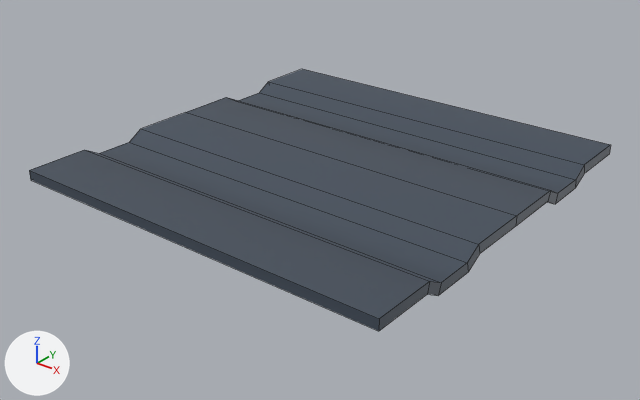
The FBX model project-steampunk/Assets/Art/Models/Level3Props/Room0/Models/Ceiling0.fbx: old version first, new version second.
Before and after are seen from a camera (50 mm lens) standing at (2042.3, -205.4, 15.7) and looking at (1993.8, -144.7, -21.9). Arrows for +X, +Y and +Z are at lower left; the lights stay in place. Mesh edges are drawn as thin lines. Where no turn or scale is listed for an object, it has been applied to the vertices.
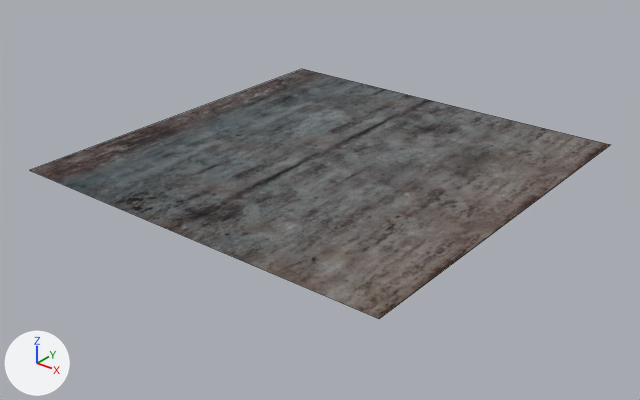
The newer file is also turned or shifted as a whole; pictures and numbers use the older file's frame.

Diff of the bpy script that builds the scene:
```diff
--- a/project-steampunk/Assets/Art/Models/Level3Props/Room0/Models/Ceiling0.fbx.py
+++ b/project-steampunk/Assets/Art/Models/Level3Props/Room0/Models/Ceiling0.fbx.py
@@ img_rivetted_metal_1_metal_jpg @@
+img_rivetted_metal_1_metal_jpg = load_image('rivetted-metal-1_metal.jpg', '../Textures/rivetted_metal_b48ba5c3-8abd-4f4b-817a-141d8e9e1c19/rivetted-metal-1_metal.jpg', 2048, 2048, 'Non-Color')
@@ img_rivetted_metal_1_smooth_jpg @@
+img_rivetted_metal_1_smooth_jpg = load_image('rivetted-metal-1_smooth.jpg', '../Textures/rivetted_metal_b48ba5c3-8abd-4f4b-817a-141d8e9e1c19/rivetted-metal-1_smooth.jpg', 2048, 2048, 'Non-Color')
@@ img_rivetted_metal_1_diffuse_jpg @@
+img_rivetted_metal_1_diffuse_jpg = load_image('rivetted-metal-1_diffuse.jpg', '../Textures/rivetted_metal_b48ba5c3-8abd-4f4b-817a-141d8e9e1c19/rivetted-metal-1_diffuse.jpg', 2048, 2048, 'sRGB')
@@ mat_rivetted_metal @@
+mat_rivetted_metal = bpy.data.materials.new('Rivetted Metal')
+# uses the picture img_rivetted_metal_1_diffuse_jpg
+# uses the picture img_rivetted_metal_1_metal_jpg
+# uses the picture img_rivetted_metal_1_smooth_jpg
@@ me_plane_007 @@
 # used by ob_plane_048; location = (1993.61, -143.0, -18.0)
-me_plane_007.from_pydata(...)  # 44 vertices, 42 faces; spans x -20.0..20.0, y -20.0..20.0, z -1.9..0.0
-me_plane_007.materials.append(mat_wall0)  # dark blue #424c5a
+me_plane_007.from_pydata(...)  # 4 vertices, 1 face; spans x -20.0..20.0, y -20.0..20.0, z 0.0
+# me_plane_007 part 1
+# 40 vertices are removed from x -20.0..20.0, y -20.0..20.0, z -1.9..0.0
+# 42 faces are deleted
+# 1 new face joins them
+me_plane_007.materials.append(mat_rivetted_metal)
```

What differs and where, as boxes (x1, y1, x2, y2) in the pictures (640 x 400 px):
'Plane.048', reshaped: before (29, 69, 611, 331); after (30, 69, 610, 319)
